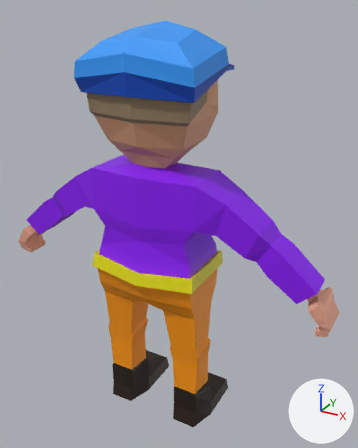
Renders of the Blender file blends/002-low_poly_char_finished.blend from each side of a commit.
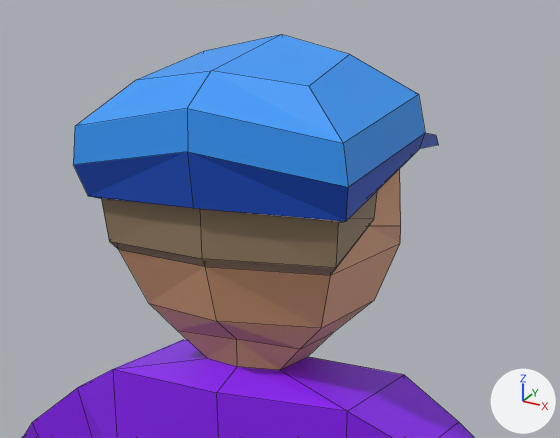
The first picture shows the older version from a camera (50 mm lens) standing at (1.063, -1.723, 1.893) and looking at (0.031, 0.154, 0.954). The close-ups show both versions on the part from 12% to 81% of the width and 1% to 44% of the height of that picture. Arrows for +X, +Y and +Z are at lower right; the lights stay in place. The close-ups show mesh edges as thin lines.

The first close-up shows 'Cap', 'Cube'.
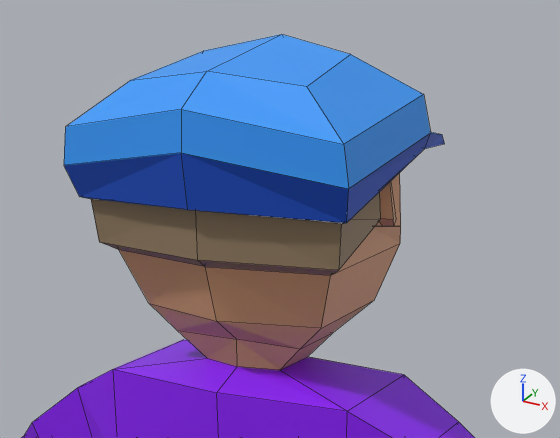
Where the change shows, as pixel boxes [x1, y1, x2, y2] in the close-ups (560 x 438 px):
'Cube', reshaped: before [21, 169, 475, 438]; after [21, 173, 475, 438]
'Cap', reshaped: before [73, 34, 439, 222]; after [64, 34, 445, 224]
part 1 of me_cube_001, built on: before [101, 169, 401, 275]; after [91, 173, 401, 275]

Edits to the bpy script that builds the scene:
```text
Change me_cube_001:
    used by ob_cube; location = (0.0, 0.0, 0.0)
    remove me_cube_001.from_pydata(...)  # 224 vertices, 198 faces; spans x -0.81..0.0, y -0.18..0.26, z 0.0..1.76
    add me_cube_001.from_pydata(...)  # 240 vertices, 210 faces; spans x -0.81..0.0, y -0.18..0.26, z 0.0..1.76
    me_cube_001 part 1
    1 face is deleted
    5 vertices move from x -0.23..0.0, y -0.17..0.01, z 1.5..1.59 to x -0.25..0.0, y -0.18..0.01, z 1.5..1.59
    16 vertices are added at x -0.25..-0.21, y 0.01..0.15, z 1.52..1.65
    13 new faces join them
Change me_cube_003:
    used by ob_cap; location = (0.0, -0.019, 0.049)
    remove me_cube_003.from_pydata(...)  # 32 vertices, 23 faces; spans x -0.266..0.0, y -0.177..0.45, z 1.527..1.791
    add me_cube_003.from_pydata(...)  # 32 vertices, 23 faces; spans x -0.274..0.0, y -0.194..0.472, z 1.527..1.791
    me_cube_003 part 2: 32 of 32 vertices moved; they spanned x -0.266..0.0, y -0.177..0.45, z 1.527..1.791 and now span x -0.274..0.0, y -0.194..0.472, z 1.527..1.791; mean shift (-0.003, -0.001, 0.0); largest move (0.0, 0.45, 1.607) -> (0.0, 0.472, 1.607)
```
